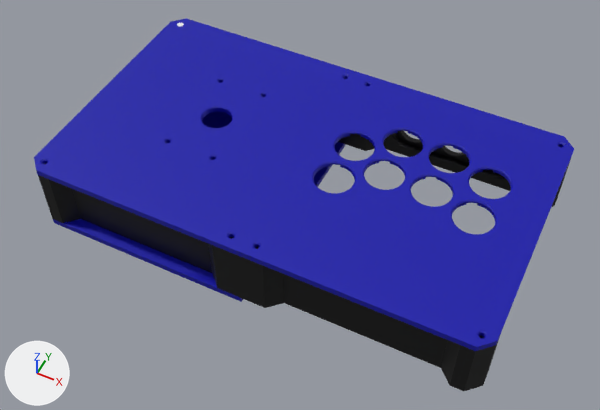
Before and after pictures for a commit that changed the Blender file Orc/orc.blend.
The view is the same before and after, from a 50 mm camera at (376.0, -297.0, 497.0) aimed at (182.0, 91.0, 11.0). Arrows for +X, +Y and +Z are at lower left; the lights stay in place.

Names of what the first picture shows: 'Back', 'BottomLeft', 'Left', 'Right', 'TopLeft_S2P', 'TopRight_S2P'.
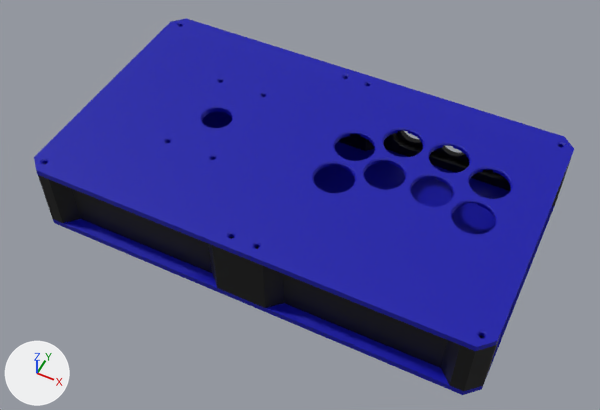
Scene script edits in JSON lines:
```json
{"op": "remove", "block": "ob_bottomright", "code": "ob_bottomright.hide_set(True)"}
```

Location of each change, (x1, y1, x2, y2) in pixels of the pictures (600 x 410 px):
```json
{"object": "BottomRight", "change": "shown", "after": [241, 144, 556, 395], "on screen": "blue"}
```
